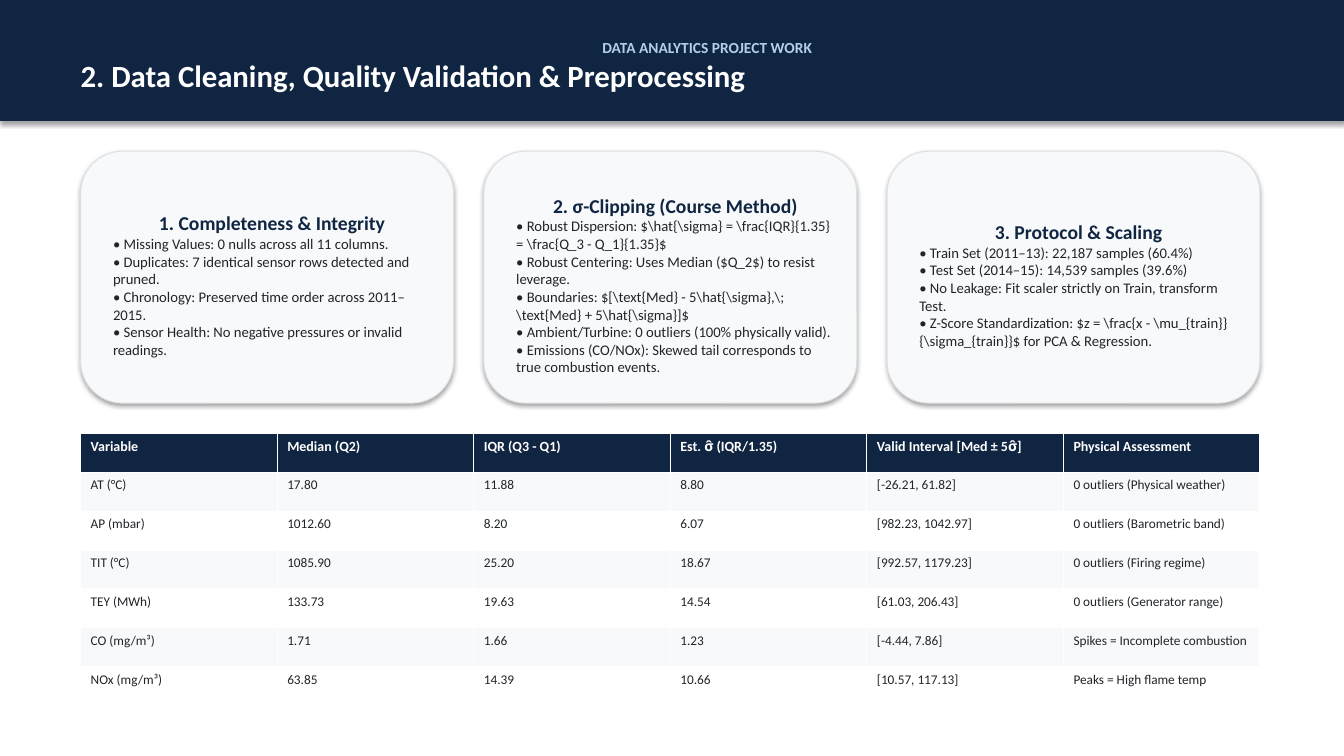
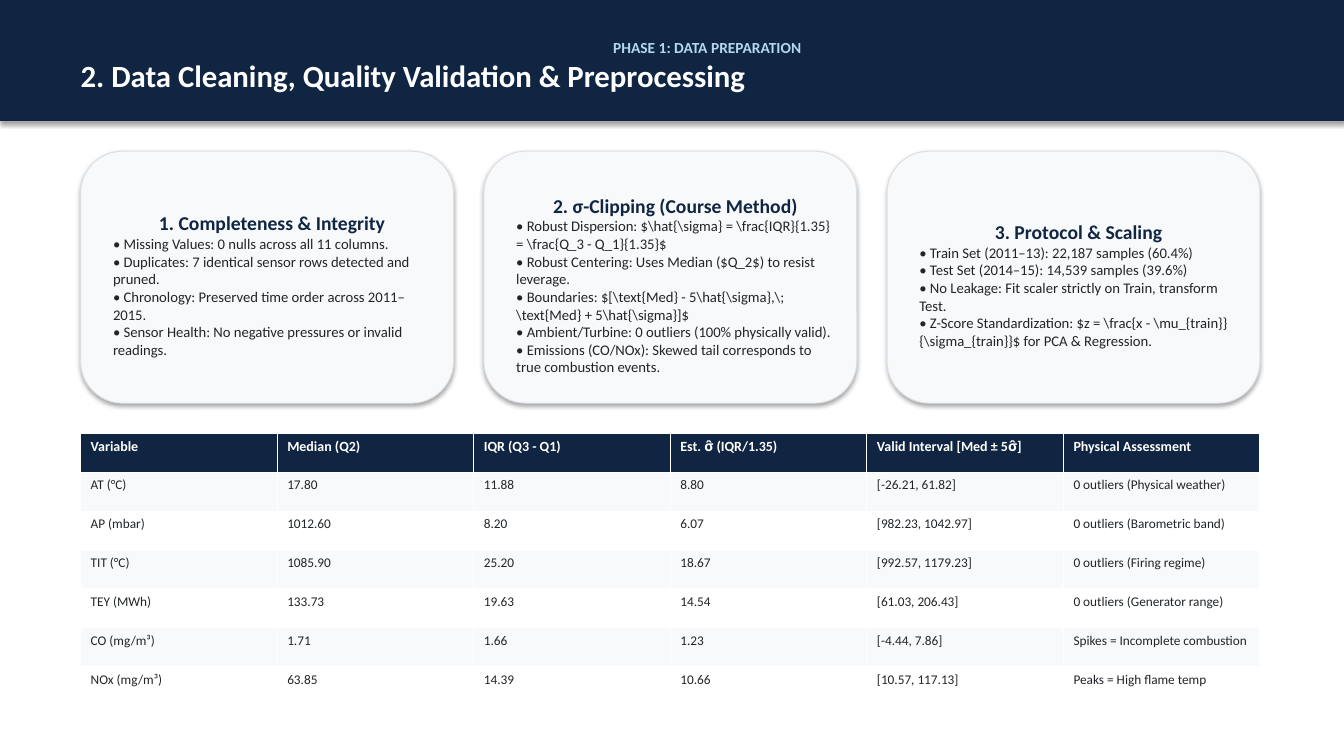
Before and after one commit to guidomariadifiore/DataAnalysisProject, a slide deck: slide 4 of presentation.pptx. Drawn at 1344x756 pixels with LibreOffice and Linux fonts; fonts in the diff are those of the drawing. Boxes give left, top, right and bottom in pixels: in the first picture for what was removed or moved away, otherwise in the second. Text is boxed around its words. In the diff, an @@ line names an element or a change of style, - is before the commit and + after.

```diff
--- a/presentation.pptx
+++ b/presentation.pptx
@@ text in rectangle at bbox=[613, 43, 801, 53]: text changed; text colour #B4CDEB to #B4D7EB @@
-DATA ANALYTICS PROJECT WORK
+PHASE 1: DATA PREPARATION
```
Also in this commit, not shown: 11 other slides changed, 3 other files.
